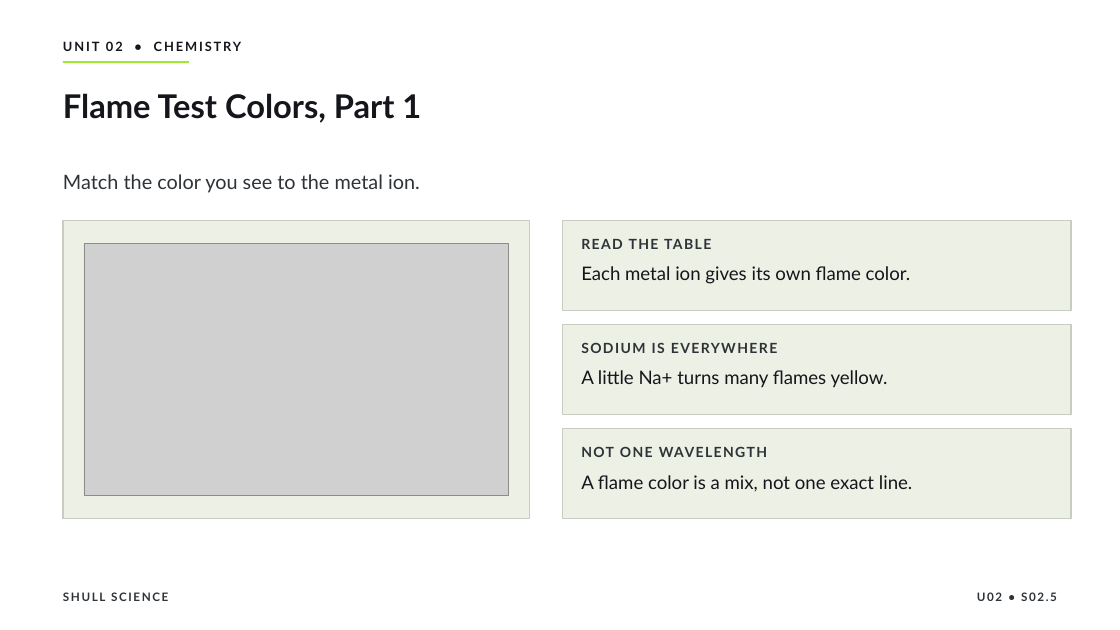
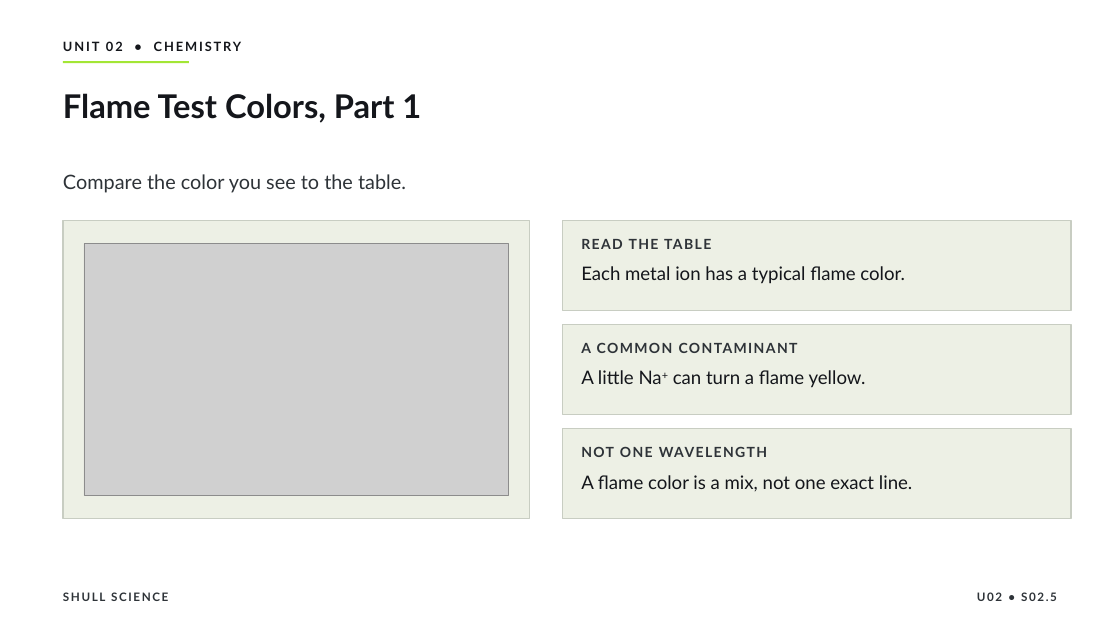
Before and after one commit to Hayabusa015/WorkWork, a slide deck: slide 17 of deliverables/chem-u02/SHULL_CHEM_Slides_U02_S02.5.pptx. Drawn at 1120x630 pixels with LibreOffice and Linux fonts; fonts in the diff are those of the drawing; grey boxes stand for pictures. Boxes give left, top, right and bottom in pixels: in the first picture for what was removed or moved away, otherwise in the second. Text is boxed around its words. In the diff, an @@ line names an element or a change of style, - is before the commit and + after.

```diff
--- a/deliverables/chem-u02/SHULL_CHEM_Slides_U02_S02.5.pptx
+++ b/deliverables/chem-u02/SHULL_CHEM_Slides_U02_S02.5.pptx
@@ text at [63, 174, 406, 193]: text changed @@
-Match the color you see to the metal ion.
+Compare the color you see to the table.
@@ text at [581, 266, 905, 284]: text changed @@
-Each metal ion gives its own flame color.
+Each metal ion has a typical flame color.
@@ text at [581, 343, 673, 353]: text changed @@
-SODIUM IS EVERYWHERE
+A COMMON CONTAMINANT
@@ text at [581, 370, 866, 388]: text changed @@
-A little Na+ turns many flames yellow.
+A little Na+ can turn a flame yellow.
```
Also in this commit, not shown: 11 other slides changed, 12 other files.
